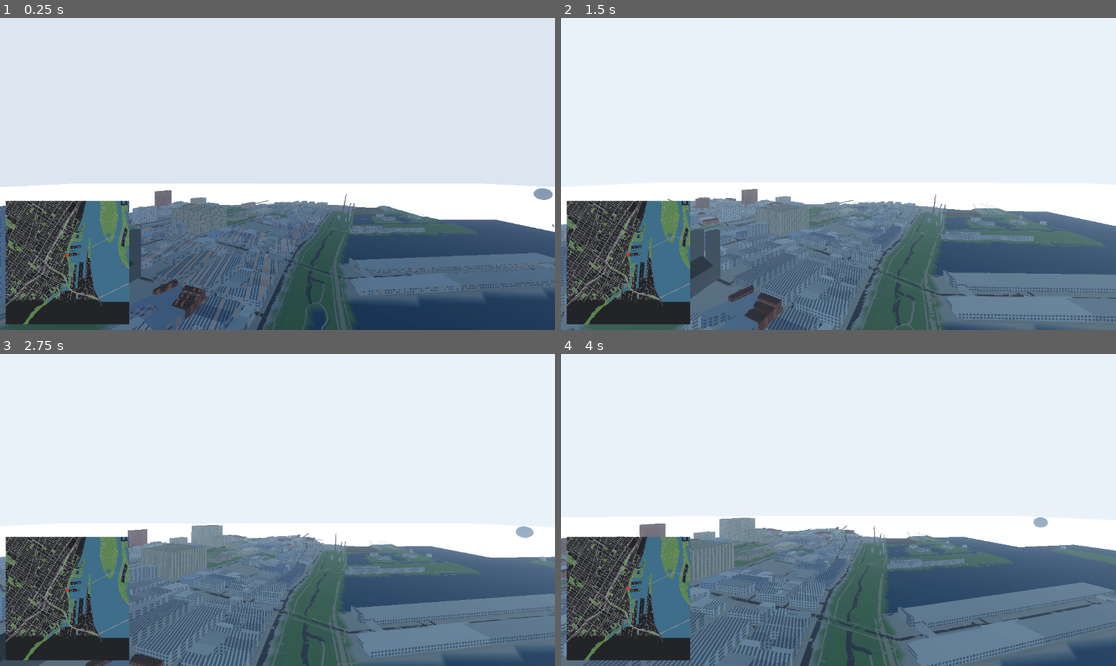
Above: before the commit, frames 1-4 (two rows, left to right).
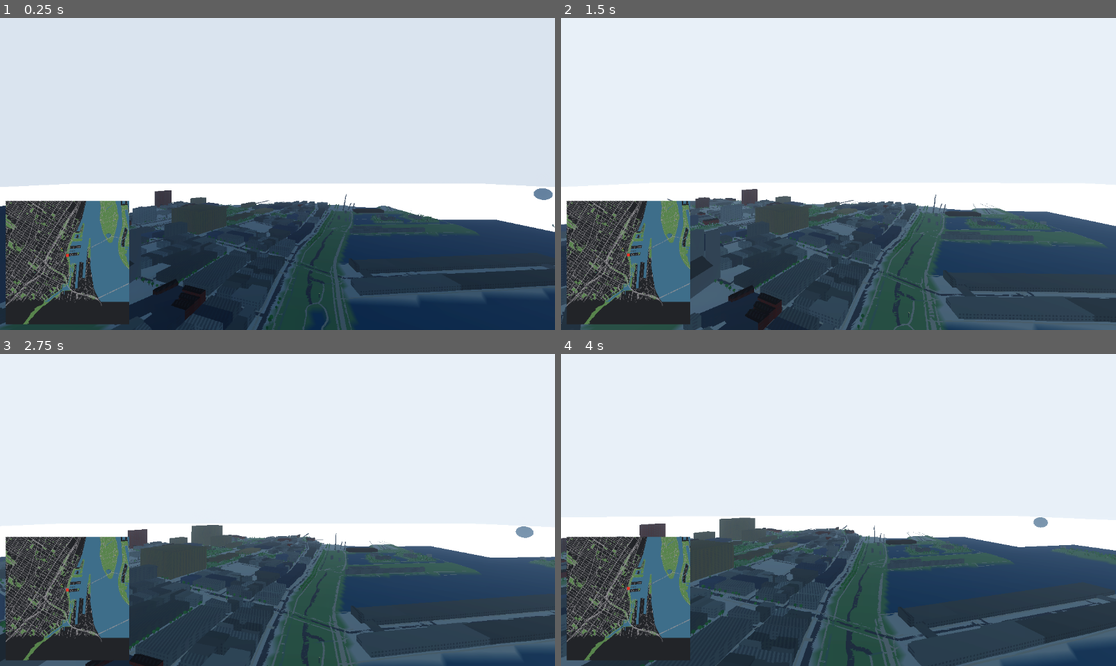
Above: after the commit, the same moments.

Repository: Aymanbalaa/grand-theft-poutine
Game: Godot game, scene res://scenes/main.tscn
Same seed, same stepped clock (60 frames per second), same inputs: the game is played once before the commit and once after it.
Inputs (mouse positions are in pixels of both pictures, inside the frame that each line leads up to):
- Up to frame 1 (0.25 s): no input
- Up to frame 2 (1.5 s): tap Enter at 0.5 s; move the mouse to (866, 174) at 0.52 s; hold T 0.53-1.28 s; hold W from 0.53 s (still down); move the mouse to (810, 174) at 1.27 s; tap E at 1.35 s
- Up to frame 3 (2.75 s): keep holding W; move the mouse to (288, 503) at 2.02 s; hold Q from 2.03 s (still down)
- Up to frame 4 (4 s): keep holding W; move the mouse to (832, 516) at 2.77 s; release Q at 2.78 s; tap Shift at 2.85 s; move the mouse to (877, 513) at 3.52 s; hold T from 3.53 s (still down)

The runs differ from the first frame. In frame 1, 15% of the frame differs, in the area x 0-100%, y 54-100%; in frame 2, 18%; in frame 3, 19%; in frame 4, 19%, in the area x 0-100%, y 52-100%.

Commit message:
M3.5 visual tuning from screenshot review; night/dusk poses; docs and screenshots

Diff:
--- a/game/scenes/main.tscn
+++ b/game/scenes/main.tscn
@@ -11,6 +11,7 @@
 sky_horizon_color = Color(0.75, 0.82, 0.9, 1)
 ground_bottom_color = Color(0.2, 0.17, 0.13, 1)
 ground_horizon_color = Color(0.75, 0.82, 0.9, 1)
+sky_curve = 0.09
 sun_angle_max = 30.0
 
 [sub_resource type="Sky" id="sky1"]
@@ -20,15 +21,15 @@
 background_mode = 2
 sky = SubResource("sky1")
 ambient_light_source = 3
-ambient_light_energy = 0.7
+ambient_light_energy = 0.45
 tonemap_mode = 3
 ssao_enabled = true
 glow_enabled = true
-glow_intensity = 0.6
+glow_intensity = 0.4
 glow_bloom = 0.1
 fog_enabled = true
 fog_light_color = Color(0.75, 0.82, 0.9, 1)
-fog_density = 0.00012
+fog_density = 0.00007
 
 [sub_resource type="StandardMaterial3D" id="ground_mat"]
 albedo_color = Color(0.62, 0.63, 0.6, 1)
--- a/game/scripts/day_night.gd
+++ b/game/scripts/day_night.gd
@@ -9,7 +9,7 @@
 const DAY_HOR := Color(0.75, 0.82, 0.9)
 const NIGHT_TOP := Color(0.02, 0.03, 0.08)
 const NIGHT_HOR := Color(0.08, 0.1, 0.18)
-const DUSK_HOR := Color(0.9, 0.5, 0.3)
+const DUSK_HOR := Color(1.0, 0.45, 0.2)
 
 var _env: Environment
 var _sky_mat: ProceduralSkyMaterial
@@ -27,16 +27,16 @@
 		time_of_day = fposmod(time_of_day + delta * 0.05, 1.0)
 	var s := sin((time_of_day - 0.25) * TAU)
 	var daylight := clampf(s * 1.5, 0.0, 1.0)
-	var dusk := clampf(1.0 - absf(s) * 4.0, 0.0, 1.0)
+	var dusk := clampf(1.0 - absf(s) * 2.5, 0.0, 1.0)
 	rotation_degrees = Vector3(-6.0 - 78.0 * maxf(s, 0.0), 40.0 + 360.0 * time_of_day, 0.0)
-	light_energy = 0.02 + 1.3 * daylight
+	light_energy = 0.02 + 1.55 * daylight
 	light_color = Color(1.0, 0.72 + 0.28 * daylight, 0.5 + 0.5 * daylight)
 	RenderingServer.global_shader_parameter_set("night_amount", 1.0 - daylight)
-	var horizon := NIGHT_HOR.lerp(DAY_HOR, daylight).lerp(DUSK_HOR, dusk * 0.8)
+	var horizon := NIGHT_HOR.lerp(DAY_HOR, daylight).lerp(DUSK_HOR, dusk)
 	if _sky_mat != null:
 		_sky_mat.sky_top_color = NIGHT_TOP.lerp(DAY_TOP, daylight)
 		_sky_mat.sky_horizon_color = horizon
 		_sky_mat.ground_horizon_color = horizon
 	if _env != null:
 		_env.fog_light_color = horizon
-		_env.ambient_light_energy = 0.25 + 0.5 * daylight
+		_env.ambient_light_energy = 0.2 + 0.3 * daylight
--- a/game/shaders/building_windows.gdshader
+++ b/game/shaders/building_windows.gdshader
@@ -18,17 +18,22 @@
 }
 
 void fragment() {
-	vec3 base = COLOR.rgb;
+	// tile vertex colors are authored sRGB; COLOR arrives raw, so linearize
+	vec3 base = pow(COLOR.rgb, vec3(2.2));
 	float vertical = 1.0 - smoothstep(0.25, 0.4, abs(wnormal.y));
 	float u = abs(wnormal.x) > abs(wnormal.z) ? wpos.z : wpos.x;
 	float v = wpos.y;
 	vec2 cell = vec2(floor(u / 3.6), floor(v / 3.2));
 	vec2 f = vec2(fract(u / 3.6), fract(v / 3.2));
-	float win = step(0.2, f.x) * step(f.x, 0.8) * step(0.25, f.y) * step(f.y, 0.85);
+	float win = step(0.25, f.x) * step(f.x, 0.75) * step(0.3, f.y) * step(f.y, 0.8);
 	win *= vertical;
-	float lit = step(0.55, hash21(cell));
-	vec3 glass_day = base * 0.5 + vec3(0.07, 0.09, 0.12);
-	ALBEDO = mix(base, glass_day, win * 0.85);
-	ROUGHNESS = mix(1.0, 0.3, win);
-	EMISSION = vec3(1.0, 0.72, 0.35) * (win * lit * night_amount * 2.4);
+	float lit = step(0.62, hash21(cell));
+	// emission only kicks in well past dusk, so daytime facades stay matte
+	float night = smoothstep(0.45, 0.9, night_amount);
+	vec3 glass_day = base * 0.55 + vec3(0.05, 0.06, 0.08);
+	ALBEDO = mix(base, glass_day, win * 0.6);
+	ROUGHNESS = mix(1.0, 0.35, win);
+	// dim windows seen edge-on so glancing walls don't merge into bright stripes
+	float facing = clamp(dot(NORMAL, VIEW), 0.0, 1.0);
+	EMISSION = vec3(1.0, 0.72, 0.35) * (win * lit * night * 1.6 * (0.2 + 0.8 * facing));
 }
--- a/game/shaders/water.gdshader
+++ b/game/shaders/water.gdshader
@@ -17,7 +17,7 @@
 		0.07 * cos(p.y * 0.07 - TIME * 0.6) + 0.04 * cos((p.x + p.y) * 0.05 + TIME * 0.45)
 	));
 	NORMAL = normalize((VIEW_MATRIX * vec4(n, 0.0)).xyz);
-	ALBEDO = COLOR.rgb * (0.92 + 0.05 * (w1 + w2));
+	ALBEDO = pow(COLOR.rgb, vec3(2.2)) * (1.15 + 0.05 * (w1 + w2));
 	ROUGHNESS = 0.12;
 	SPECULAR = 0.6;
 	METALLIC = 0.15;
--- a/game/tests/screenshot.gd
+++ b/game/tests/screenshot.gd
@@ -1,13 +1,15 @@
 extends SceneTree
 # Capture screenshots from fixed camera poses. NOT headless — needs a GPU.
-# Run: tools/godot/godot.exe --path game --script res://tests/screenshot.gd
+# Run: tools/godot/godot_console.exe --path game --script res://tests/screenshot.gd
 
 const POSES := [
-	{"name": "overview",  "pos": Vector3(0, 600, 400),      "look": Vector3(0, 0, 0)},
-	{"name": "street",    "pos": Vector3(50, 40, 100),      "look": Vector3(0, 10, -200)},
-	{"name": "oldport",   "pos": Vector3(800, 120, 900),    "look": Vector3(400, 0, 400)},
-	{"name": "mountain",  "pos": Vector3(-1200, 250, -200), "look": Vector3(-2200, 150, -250)},
-	{"name": "biosphere", "pos": Vector3(1250, 120, -800),  "look": Vector3(1600, 30, -1117)},
+	{"name": "overview",  "pos": Vector3(0, 600, 400),      "look": Vector3(0, 0, 0),          "time": 0.4},
+	{"name": "street",    "pos": Vector3(50, 40, 100),      "look": Vector3(0, 10, -200),      "time": 0.4},
+	{"name": "oldport",   "pos": Vector3(800, 120, 900),    "look": Vector3(400, 0, 400),      "time": 0.33},
+	{"name": "mountain",  "pos": Vector3(-1200, 250, -200), "look": Vector3(-2200, 150, -250), "time": 0.4},
+	{"name": "biosphere", "pos": Vector3(1250, 120, -800),  "look": Vector3(1600, 30, -1117),  "time": 0.4},
+	{"name": "dusk",      "pos": Vector3(600, 200, 700),    "look": Vector3(0, 60, 0),         "time": 0.285},
+	{"name": "night",     "pos": Vector3(-100, 80, -150),   "look": Vector3(-450, 90, -550),   "time": 0.95},
 ]
 
 func _init() -> void:
@@ -18,6 +20,9 @@
 	cam.set_script(null)  # disable fly controls
 	await process_frame
 	for pose in POSES:
+		var sun := root.get_node_or_null("Sun")
+		if sun != null:
+			sun.set("time_of_day", pose["time"])
 		cam.position = pose["pos"]
 		cam.look_at(pose["look"])
 		for i in 15:
Not shown, added: game/shaders/building_windows.gdshader.uid
Not shown, added: game/shaders/water.gdshader.uid
Binary file changed: game/world/tile_-1_-1.glb
Binary file changed: game/world/tile_-1_-2.glb
Binary file changed: game/world/tile_-1_-3.glb
Binary file changed: game/world/tile_-1_-4.glb
Binary file changed: game/world/tile_-1_-5.glb
Binary file changed: game/world/tile_-1_-6.glb
Binary file changed: game/world/tile_-1_-7.glb
Binary file changed: game/world/tile_-1_0.glb
Binary file changed: game/world/tile_-1_1.glb
Binary file changed: game/world/tile_-1_2.glb
(and 177 more such lines)
